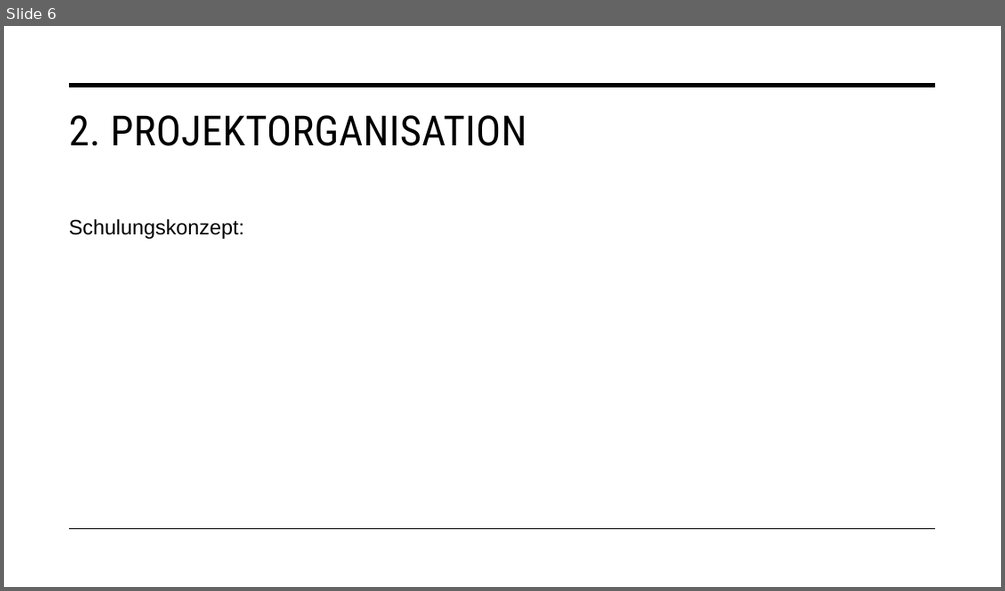
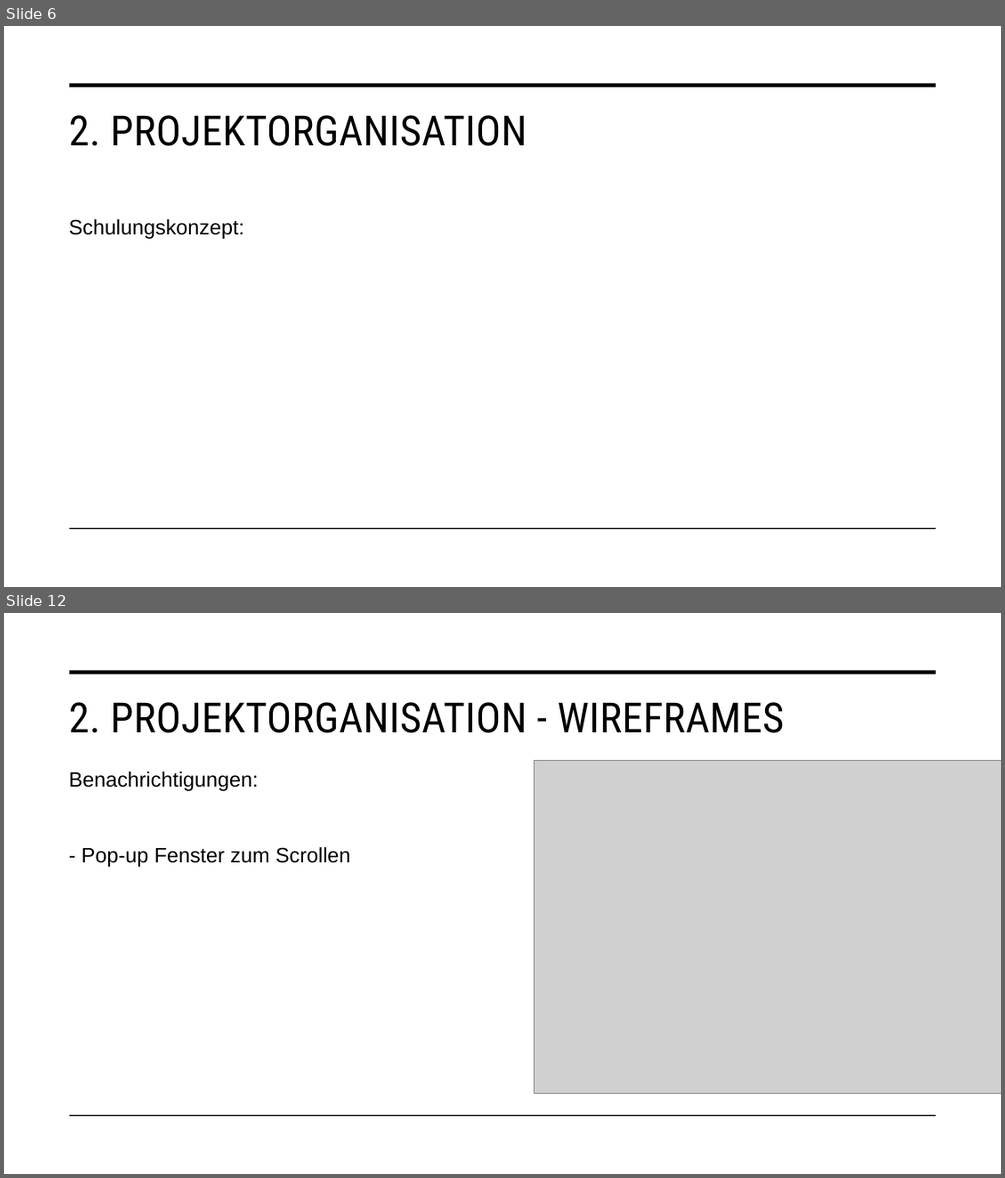
Before and after one commit to malu254/Eifrige-Otter-PM, a slide deck: Abgabe/Dokumentation/Präsentation.pptx. Shown one above the other, each under a label of ours: slide 6 before the commit, slides 6 and 12 after it; the slides between them are not shown. The pictures are 1005x591 and 1005x1178 pixels, drawn with LibreOffice and Linux fonts; fonts in the diff are those of the drawing; grey boxes stand for pictures. Boxes give left, top, right and bottom in pixels: in the first picture for what was removed or moved away, otherwise in the second. Text is boxed around its words. In the diff, an @@ line names an element or a change of style, - is before the commit and + after.

```diff
--- a/Abgabe/Dokumentation/Präsentation.pptx
+++ b/Abgabe/Dokumentation/Präsentation.pptx
@@ slide 12 added at <box>4,613,1001,1174</box>, background #FFFFFF; not listed: 2 template elements that a slide beside it also shows @@
@@ title added at <box>69,702,785,733</box>, 40 pt, text #000000 @@
+2. PROJEKTORGANISATION - WIREFRAMES
@@ text added at <box>69,771,350,867</box>, 20 pt, text #000000 @@
+Benachrichtigungen:
+- Pop-up Fenster zum Scrollen
@@ picture added at <box>534,761,1001,1091</box> @@
@@ picture added at <box>534,761,1001,1093</box> @@
```
Also in this commit, not shown: 4 slides changed, 9 other slides added, 9 other files.
